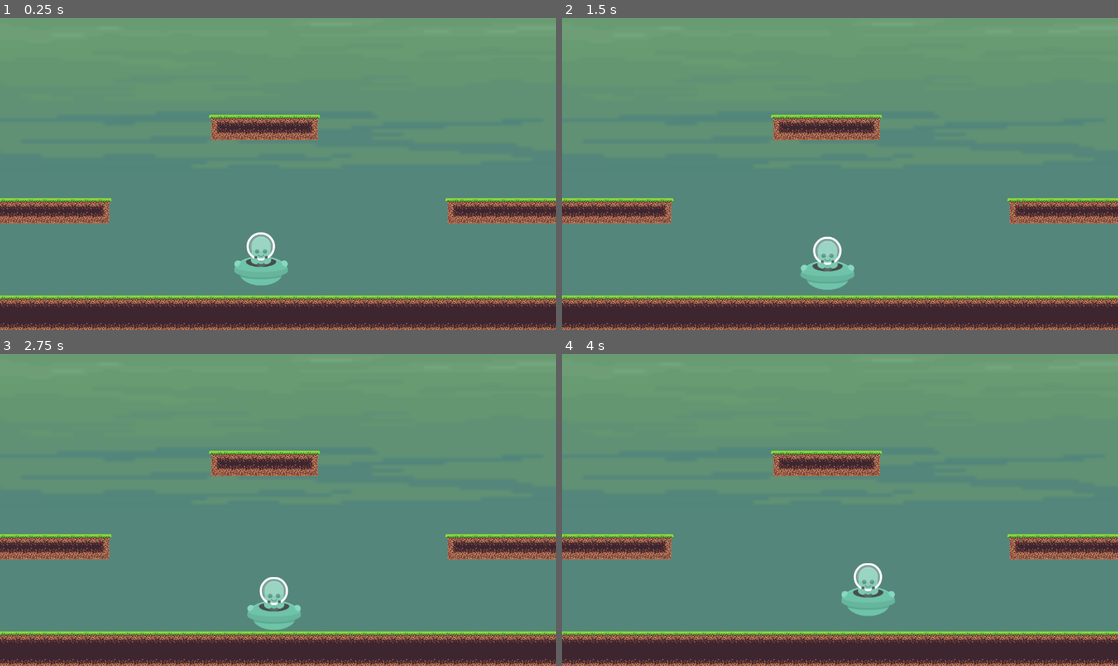
Above: before the commit, frames 1-4 (two rows, left to right).
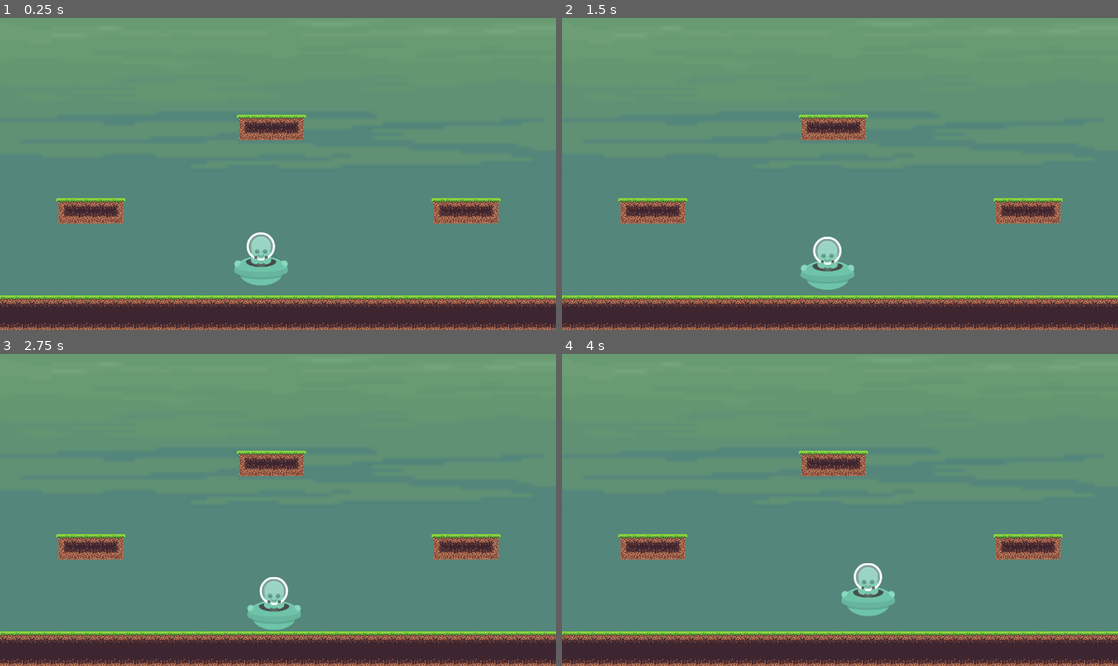
Above: after the commit, the same moments.

Repository: PrototipsUnpaz/HitAndFly
Game: Godot game, scene res://scenes/levels/TestScenario.tscn
The game is run twice, just before and just after one commit, with the same random seed, the same clock (stepped at 60 frames per second) and the same inputs.
Inputs:
- Up to frame 1 (0.25 s): no input
- Up to frame 2 (1.5 s): hold Right (ui_right) from 0.53 s (still down); tap Up (ui_up) at 0.77 s
- Up to frame 3 (2.75 s): tap Up (ui_up) at 1.52 s; release Right (ui_right) at 2.03 s; hold Left (ui_left) from 2.03 s (still down)
- Up to frame 4 (4 s): tap Enter at 2.75 s; release Left (ui_left) at 2.78 s; hold Right (ui_right) from 2.78 s (still down); tap Up (ui_up) at 3.02, 3.77 s

The runs differ from the first frame. In frame 1, 3.3% of the frame differs, in the area x 0-100%, y 30-67%; in frame 2, 3.3%; in frame 3, 3.3%; in frame 4, 3.3%.

Commit message:
se achicaron las plataformas
Se recorto el tamaño del largo de las plataformas

Diff:
--- a/scenes/levels/TestScenario.tscn
+++ b/scenes/levels/TestScenario.tscn
@@ -27,7 +27,7 @@
 tile_set = ExtResource( 1 )
 cell_size = Vector2( 32, 32 )
 format = 1
-tile_data = PoolIntArray( 458767, 0, 0, 458768, 0, 1, 458769, 0, 1, 458770, 0, 1, 458771, 0, 1, 458772, 0, 1, 458773, 0, 1, 458774, 0, 2, 524303, 0, 131072, 524304, 0, 131073, 524305, 0, 131073, 524306, 0, 131073, 524307, 0, 131073, 524308, 0, 131073, 524309, 0, 131073, 524310, 0, 131074, 917503, 0, 0, 851968, 0, 1, 851969, 0, 1, 851970, 0, 1, 851971, 0, 1, 851972, 0, 1, 851973, 0, 1, 851974, 0, 1, 851975, 0, 2, 852000, 0, 0, 852001, 0, 1, 852002, 0, 1, 852003, 0, 1, 852004, 0, 1, 852005, 0, 1, 852006, 0, 1, 852007, 0, 1, 852008, 0, 2, 983039, 0, 131072, 917504, 0, 131073, 917505, 0, 131073, 917506, 0, 131073, 917507, 0, 131073, 917508, 0, 131073, 917509, 0, 131073, 917510, 0, 131073, 917511, 0, 131074, 917536, 0, 131072, 917537, 0, 131073, 917538, 0, 131073, 917539, 0, 131073, 917540, 0, 131073, 917541, 0, 131073, 917542, 0, 131073, 917543, 0, 131073, 917544, 0, 131074, 1376255, 0, 0, 1310720, 0,  …(2241 unchanged characters)…
+tile_data = PoolIntArray( 458769, 0, 0, 458770, 0, 1, 458771, 0, 1, 458772, 0, 1, 458773, 0, 2, 524305, 0, 131072, 524306, 0, 131073, 524307, 0, 131073, 524308, 0, 131073, 524309, 0, 131074, 851972, 0, 0, 851973, 0, 1, 851974, 0, 1, 851975, 0, 1, 851976, 0, 2, 851999, 0, 0, 852000, 0, 1, 852001, 0, 1, 852002, 0, 1, 852003, 0, 2, 917508, 0, 131072, 917509, 0, 131073, 917510, 0, 131073, 917511, 0, 131073, 917512, 0, 131074, 917535, 0, 131072, 917536, 0, 131073, 917537, 0, 131073, 917538, 0, 131073, 917539, 0, 131074, 1376255, 0, 0, 1310720, 0,  …(2241 unchanged characters)…
 
 [node name="LimitArea" type="StaticBody2D" parent="."]
 position = Vector2( 589, -27 )
